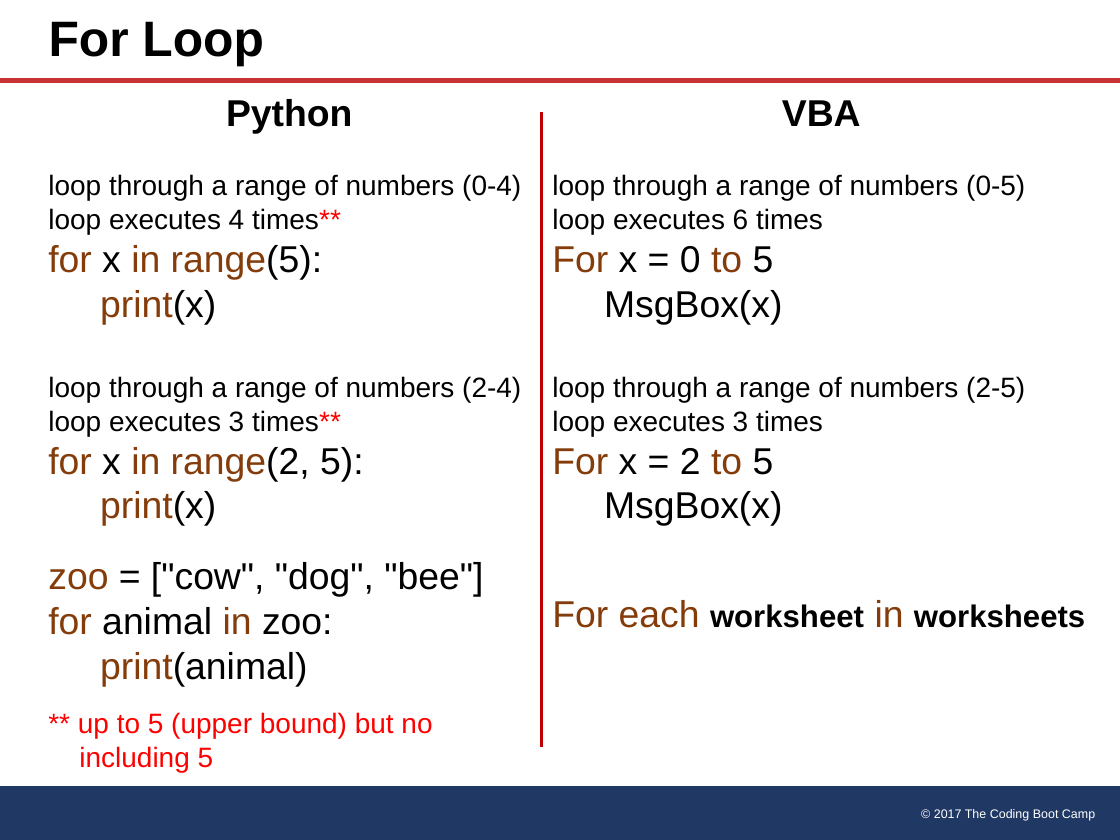
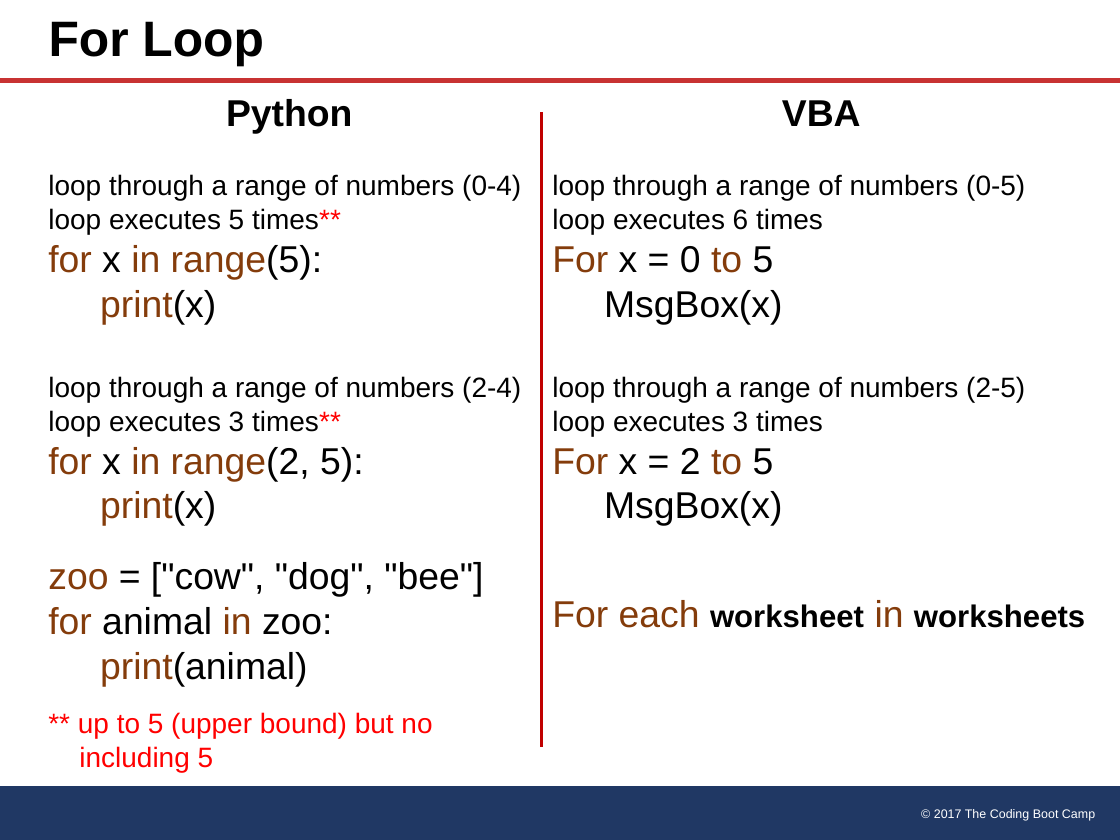
Before and after one commit to natmitch/umn, a slide deck: slide 3 of Power Points/Python2.pptx. Drawn at 1120x840 pixels with LibreOffice and Linux fonts; fonts in the diff are those of the drawing. Boxes give left, top, right and bottom in pixels: in the first picture for what was removed or moved away, otherwise in the second. Text is boxed around its words. In the diff, an @@ line names an element or a change of style, - is before the commit and + after.

```diff
--- a/Power Points/Python2.pptx
+++ b/Power Points/Python2.pptx
@@ text at [48, 208, 341, 234]: text changed @@
-loop executes 4 times**
+loop executes 5 times**
```
Also in this commit, not shown: 1 other slide changed.
